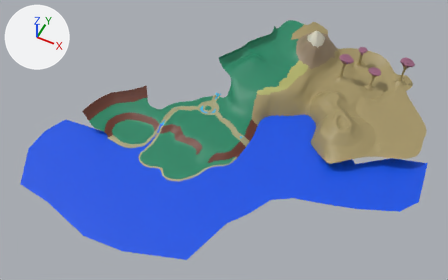
An edit to the Blender file BLENDER/map.blend, drawn before and after from the same camera.
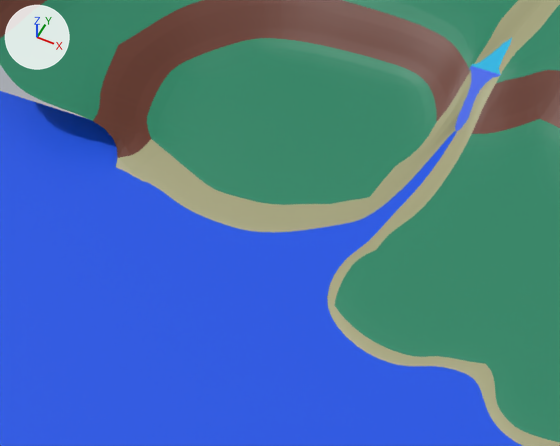
There are two pictures of each version: one whole from a 50 mm lens placed at (706.0, -876.0, 1231.0), pointed at (220.0, 96.0, 16.0), one close up on the part from 20% to 39% of the width and 41% to 64% of the height. The axes (+X, +Y, +Z) are drawn at upper left. The lights are the same throughout.
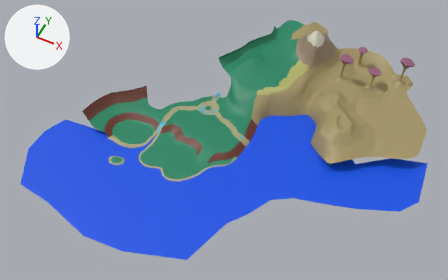
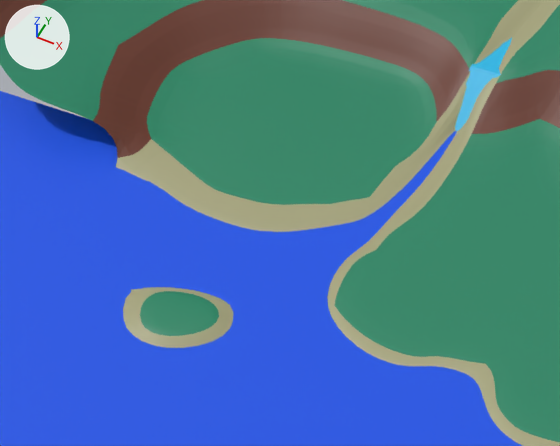
Location of each change, (x1, y1, x2, y2) in pixels of the close-ups (560 x 446 px):
'Plane.002', reshaped
    before: (471, 38, 512, 75)
    after: (455, 38, 512, 131)
part 1 of me_plane_014, built on
    before: (116, 158, 141, 180)
    after: (116, 158, 233, 348)
part 2 of me_plane_002, added
    after: (455, 66, 500, 131)

Edits to the bpy script that builds the scene:
```text
Change me_plane_014:
    used by ob_plane_014; location = (469.8, 276.5, 64.1); rotation_euler = (0.0, 0.0, 2.099), in degrees (0, 0, 120); scale = (5.23, 5.23, 5.23)
    remove me_plane_014.from_pydata(...)  # 1307 vertices, 1260 faces, 4 loose edges; spans x -29.0..79.0, y -46.0..132.0, z -18.0..13.0
    add me_plane_014.from_pydata(...)  # 1322 vertices, 1276 faces, 4 loose edges; spans x -29.0..79.0, y -46.0..132.0, z -18.0..13.0
    me_plane_014 part 1
    4 vertices move from x -12.0..-6.0, y 106.0..115.0, z -13.0 to x -11.0..-5.0, y 105.0..114.0, z -13.0
    15 vertices are added at x -17.0..-9.0, y 107.0..117.0, z -13.0..-12.0
    7 new faces join them, mat_ghrass (green #218663)
    9 new faces join them, mat_sand (beige #a5a47b)
Change me_plane_002:
    where me_plane_002.from_pydata(...)  # 29 vertices, 14 faces; spans x 35.0..259.0, y 76.0..252.0, z 11.0..13.0
    used by ob_plane_002; location = (0.0, 0.0, -1.3)
    verts and faces of me_plane_002; kept vertices keep their numbers, new ones are numbered from 29
    before: 0 (35.0, 76.0, 11.0) at pixel (470, 65), 1 (49.0, 78.0, 11.0) at pixel (502, 75)
    me_plane_002 part 2
    add verts[29] = (38.0, 50.0, -1.0)
    add verts[30] = (47.0, 50.0, -1.0)
    add verts[31] = (36.0, 69.0, 8.0)  # pixel (463, 84)
    add verts[32] = (49.0, 70.0, 8.0)  # pixel (491, 92)
    add verts[33] = (37.0, 59.0, 3.0)
    add verts[34] = (48.0, 60.0, 3.0)
    add faces += [(29, 30, 34, 33), (0, 31, 32, 1), (31, 33, 34, 32)]
```
